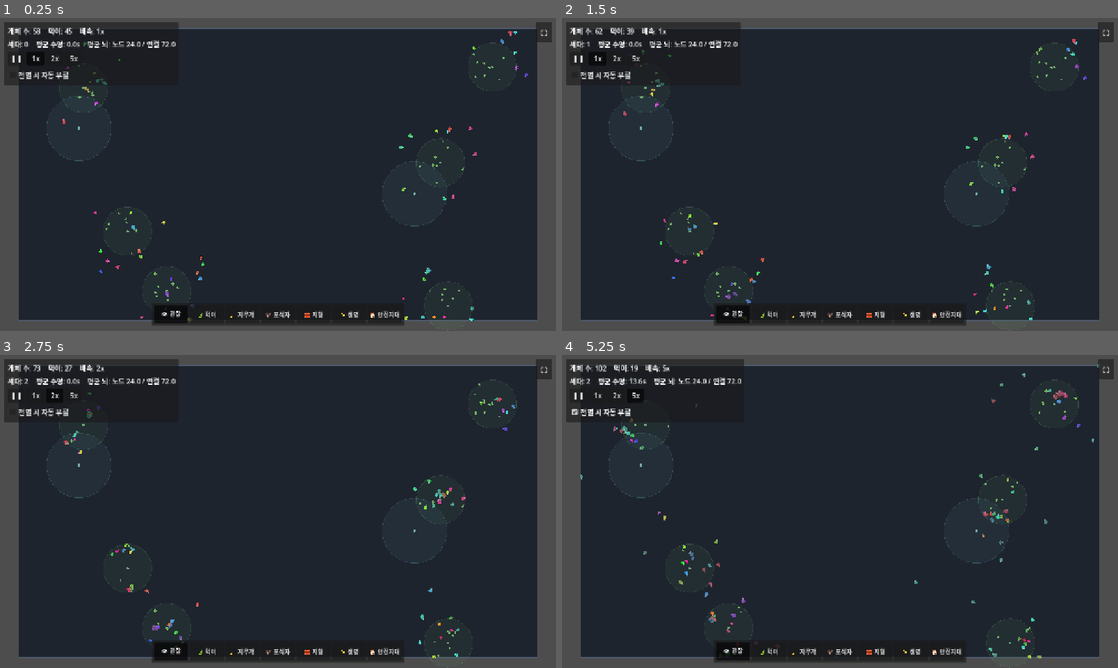
Above: before the commit, frames 1-4 (two rows, left to right).
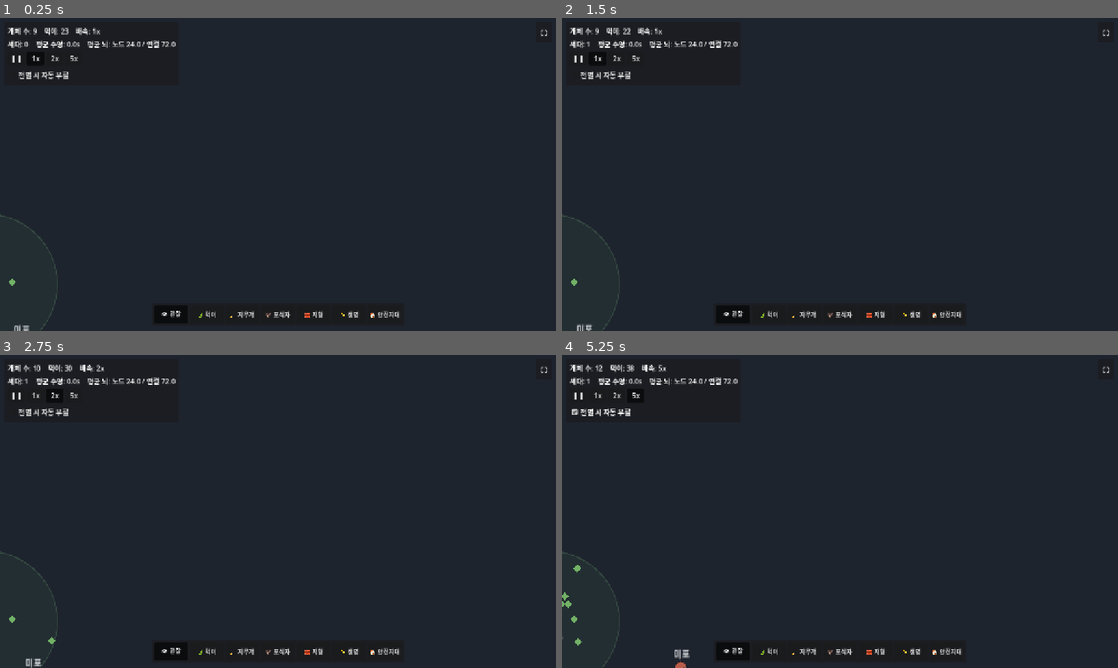
Above: after the commit, the same moments.

Repository: MoriochoRadio/mindlings
Game: Godot game, scene res://scenes/Main.tscn
Two runs of this game, one before a commit and one after it. Both use one fixed random seed, a clock stepped at 60 frames per second and the inputs below.
Inputs:
- Up to frame 1 (0.25 s): no input
- Up to frame 2 (1.5 s): click "❚❚" at 0.5 s; click "1x" at 1.25 s
- Up to frame 3 (2.75 s): click "2x" at 2 s
- Up to frame 4 (5.25 s): click "5x" at 2.75 s; click "전멸 시 자동 부활" at 3.5 s; click "⛶" at 4.25 s; click "👁 관찰" at 5 s

The runs differ from the first frame. In frame 1, 12% of the frame differs, in the area x 0-100%, y 0-100%; in frame 2, 12%; in frame 3, 12%; in frame 4, 13%.

Commit message:
정체성 1단계: 소수 캐릭터 + 근접 카메라 + 이름표 (심즈·미토피아 톤)
방향 전환(GAME_DESIGN '정체성 갱신'): 다수 군집 → '소수 정예 + 깊은 AI'. 깊은 AI를 얹기 전,
'소수를 개인으로 보는' 틀부터 세운다. 미커밋 문서(GAME_DESIGN.md·CLAUDE.md) 방침도 함께 커밋.

- 소수화(World @export): 소규모 세계(1920x1080 → 1280x720). 개체 8 시작·상한 12(번식은 유지하되
  소수에서 멈춤). 포식자 6, 군락 3(상한 10)·먹이 60, 안전지대 상한 8 — 작은 세계에 비례 축소.
- 근접 카메라(WorldCamera): 전체맞춤 → 기본 줌 1.8로 당겨 시작(작은 사람이 또렷). 마우스 휠 줌
  (세계↔개인, 커서 기준), 가운데 버튼 드래그 팬, 월드 밖 이탈 클램프. 좌/우 클릭은 도구용이라
  안 건드림 — 도구는 get_local_mouse_position()이라 줌/팬과 무관하게 정확.
- 이름표(name_tag.gd, 신규): 각 개체 머리 위에 닉네임 표시(개인=캐릭터로 읽히게). top_level이라
  개체 회전/스케일과 무관하게 항상 수평·일정 크기, 매 틱 위치 동기화(소수라 비용 무시).

범위: 소수화 + 근접 카메라 + 이름표까지. 생애학습·욕구·관계는 다음.

검증: Godot 4.6.3 헤드리스 임포트(NameTag 등록)·게임 300f 에러 0. 테스트 — 시작 개체 8(상한 12),
개체에 이름표(닉네임 '모포') 부착, 카메라 줌 1.8.

Co-Authored-By: Claude Opus 4.8 (1M context) <noreply@anthropic.com>

Diff:
--- a/scripts/Creature.gd
+++ b/scripts/Creature.gd
@@ -96,6 +96,7 @@
 var _nudge_timer: float = 0.0          # >0이면 탈출 넛지 중
 var _nudge_dir: Vector2 = Vector2.ZERO # 탈출 방향(열린 쪽)
 var _color_step: int = -1              # 에너지→색 양자화 단계(바뀔 때만 다시 그림 — 성능)
+var _name_tag: NameTag = null          # 머리 위 이름표(소수를 개인으로)
 var _bounds: Rect2 = Rect2()
 var _world: World = null
 
@@ -124,6 +125,11 @@
 		genes = CreatureGenes.make_founder(0.25)  # 직접 인스턴스화된 경우의 안전망
 	if nickname == "":
 		nickname = _make_name()
+	# 머리 위 이름표 — 개체로 읽히게. top_level이라 개체 회전/스케일과 무관하게 수평 고정.
+	_name_tag = NameTag.new()
+	_name_tag.top_level = true
+	add_child(_name_tag)
+	_name_tag.setup(nickname, Color(0.96, 0.98, 1.0))
 	_apply_genes()
 	energy = minf(start_energy, max_energy)
 	_heading = randf() * TAU
@@ -245,6 +251,8 @@
 	position = desired.clamp(_bounds.position, _bounds.end)
 	_update_stuck(delta)  # 한 칸 오목한 곳 등에 끼면 열린 쪽으로 넛지
 	_update_color()
+	if _name_tag != null:
+		_name_tag.global_position = global_position  # 이름표를 머리 위에 따라붙임
 
 	# 번식: 에너지가 임계치를 넘으면 자식 생성(부모 에너지 일부 소모는 World가 처리).
 	if _world != null and energy >= _world.repro_threshold:
--- a/scripts/World.gd
+++ b/scripts/World.gd
@@ -8,29 +8,30 @@
 @export_group("월드")
 ## 시뮬레이션 영역 크기(px). 카메라가 전체가 화면에 담기게 자동으로 줌을 맞춘다(WorldCamera).
 ## 16:9라 기본 뷰포트와 비율이 맞아 여백 없이 채워진다. 키우면 개체/먹이 상한도 비례 점검할 것.
-@export var world_size: Vector2 = Vector2(1920, 1080)
+## 소규모 세계(정체성 갱신: 소수 정예 + 깊은 AI). 적은 캐릭터를 가까이 보는 데 맞춘 크기.
+@export var world_size: Vector2 = Vector2(1280, 720)
 
 @export_group("개체")
 @export var creature_scene: PackedScene
-## 시작 시 스폰할 창시자(gen 0) 수.
-@export var initial_creatures: int = 56
-## 개체 수 상한(인구 폭발 방지). 공간 그리드로 센싱은 가벼워졌지만 합리적 기본값 유지(버벅이면 낮출 것).
-@export var max_creatures: int = 160
+## 시작 시 스폰할 창시자(gen 0) 수 — '소수 캐릭터' 방향(심즈·미토피아처럼 한 명 한 명을 본다).
+@export var initial_creatures: int = 8
+## 목표/상한 개체 수(소수). 번식은 유지하되 이 수에서 멈춘다 → 늘 소수의 '작은 사람들'.
+@export var max_creatures: int = 12
 
 @export_group("포식자")
 @export var predator_scene: PackedScene
-## 플레이어가 풀 수 있는 포식자 절대 상한(프레임 보호). 도구는 이 안에서 자유롭게 푼다.
-@export var max_predators: int = 50
+## 플레이어가 풀 수 있는 포식자 절대 상한(소규모 세계에 맞춰 축소).
+@export var max_predators: int = 6
 
 @export_group("먹이 / 식물 군락")
 @export var food_scene: PackedScene
 @export var food_source_scene: PackedScene
-## 맵 전체 먹이 수 안전 상한(모든 군락 재생의 전역 한도 — 성능 보호).
-@export var max_food: int = 240
-## 시작 시 심는 식물 군락 수.
-@export var initial_food_sources: int = 6
-## 플레이어가 심을 수 있는 군락 절대 상한(성능 보호).
-@export var max_food_sources: int = 40
+## 맵 전체 먹이 수 안전 상한(소규모 세계에 맞춰 축소).
+@export var max_food: int = 60
+## 시작 시 심는 식물 군락 수(소규모 세계).
+@export var initial_food_sources: int = 3
+## 플레이어가 심을 수 있는 군락 절대 상한.
+@export var max_food_sources: int = 10
 ## 시작 군락 사이 최소 간격(px). 초기 군락이 겹쳐 형성되는 것을 막는다(거부 샘플링).
 @export var initial_source_min_dist: float = 260.0
 
@@ -38,8 +39,8 @@
 @export var refuge_scene: PackedScene
 ## 시작 시 놓는 안전지대 수(한두 개면 회피 진화의 발판이 된다). 0이면 플레이어가 직접 놓는다.
 @export var initial_refuges: int = 2
-## 플레이어가 놓을 수 있는 안전지대 절대 상한(성능 보호).
-@export var max_refuges: int = 20
+## 플레이어가 놓을 수 있는 안전지대 절대 상한(소규모 세계에 맞춰 축소).
+@export var max_refuges: int = 8
 ## 시작 안전지대 사이 최소 간격(px) — 초기 배치 겹침 방지(군락 근처 배치를 끌 때만 쓰임).
 @export var refuge_min_dist: float = 340.0
 ## 초기 안전지대를 먹이 군락 근처(이 거리, px)에 둔다 — 숨는 게 굶는 걸 의미하지 않게(피신 후 먹이 복귀).
--- a/scripts/WorldCamera.gd
+++ b/scripts/WorldCamera.gd
@@ -1,28 +1,69 @@
 extends Camera2D
-## 월드 전체가 화면에 담기게 자동으로 줌·중심을 맞추는 카메라(플레이테스트: "맵이 작다" 대응).
-## 넓어진 월드를 한눈에 보여준다. 창 크기/비율이 바뀌면 다시 맞춘다.
+## 근접 카메라 — 소수 캐릭터를 '작은 사람'으로 또렷이 본다(정체성 갱신: 소수 정예 + 깊은 AI).
+## 마우스 휠로 줌(세계 ↔ 개인), 가운데 버튼 드래그로 팬. 기본은 가까이 당겨 시작.
 ##
-## stretch=canvas_items와 함께 동작: 카메라가 월드를 기본 뷰포트(1280x720) 안에 맞추면,
-## stretch가 그걸 창 크기로 늘린다 → 어떤 해상도에서도 월드가 화면을 채운다.
-## (UI는 CanvasLayer라 카메라 영향을 받지 않아 HUD·툴바·패널은 화면에 고정된다.)
+## 도구 클릭 정확도: GodTools가 get_local_mouse_position()으로 월드 좌표를 얻으므로
+## 줌/팬 상태와 무관하게 항상 정확한 지점에 작동한다(카메라가 좌표 변환을 처리).
+## 좌/우 클릭은 도구용이라 건드리지 않는다 — 카메라는 휠·가운데 버튼만 가져간다.
 
-## 월드 둘레로 둘 여백(px, 월드 좌표). 가장자리가 화면 끝에 딱 붙지 않게.
-@export var fit_margin: float = 40.0
+## 시작 줌(>1 = 가까이). 개체가 작은 사람으로 보이게 당겨 시작.
+@export var default_zoom: float = 1.8
+## 줌 최소(멀리 — 세계 전체)·최대(가까이 — 개인).
+@export var min_zoom: float = 0.6
+@export var max_zoom: float = 4.5
+## 휠 한 칸당 줌 배율.
+@export var zoom_step: float = 1.12
+
+var _panning: bool = false
+var _world: Node = null
 
 func _ready() -> void:
 	make_current()
-	get_viewport().size_changed.connect(_fit)
-	_fit.call_deferred()
+	_world = get_tree().get_first_node_in_group("world")
+	zoom = Vector2(default_zoom, default_zoom)
+	if _world != null:
+		position = _world.position + _world.world_size * 0.5
+	get_viewport().size_changed.connect(_clamp_to_world)
+	_clamp_to_world.call_deferred()
 
-func _fit() -> void:
-	var world: Node = get_tree().get_first_node_in_group("world")
-	if world == null:
+func _unhandled_input(event: InputEvent) -> void:
+	if event is InputEventMouseButton:
+		if event.button_index == MOUSE_BUTTON_WHEEL_UP and event.pressed:
+			_zoom_at(get_global_mouse_position(), zoom_step)
+			get_viewport().set_input_as_handled()
+		elif event.button_index == MOUSE_BUTTON_WHEEL_DOWN and event.pressed:
+			_zoom_at(get_global_mouse_position(), 1.0 / zoom_step)
+			get_viewport().set_input_as_handled()
+		elif event.button_index == MOUSE_BUTTON_MIDDLE:
+			_panning = event.pressed  # 가운데 버튼 드래그 = 팬(좌/우는 도구라 안 건드림)
+			get_viewport().set_input_as_handled()
+	elif event is InputEventMouseMotion and _panning:
+		position -= event.relative / zoom  # 화면 드래그량을 월드 이동으로
+		_clamp_to_world()
+		get_viewport().set_input_as_handled()
+
+## 커서 아래 월드점을 고정한 채 줌(가리키는 곳으로 확대/축소).
+func _zoom_at(world_anchor: Vector2, factor: float) -> void:
+	var z: float = clampf(zoom.x * factor, min_zoom, max_zoom)
+	zoom = Vector2(z, z)
+	var after: Vector2 = get_global_mouse_position()
+	position += world_anchor - after
+	_clamp_to_world()
+
+## 카메라가 월드 밖(빈 공간)으로 너무 나가지 않게 가둔다. 보이는 영역이 월드보다 크면 중앙 고정.
+func _clamp_to_world() -> void:
+	if _world == null:
 		return
-	var ws: Vector2 = world.world_size
-	# 월드 중심(World 노드는 position 만큼 안쪽에 있다)으로 카메라를 옮긴다.
-	position = world.position + ws * 0.5
-	var vp: Vector2 = get_viewport_rect().size
-	var content: Vector2 = ws + Vector2(fit_margin, fit_margin) * 2.0
-	# zoom<1 = 줌아웃(더 많이 보임). 월드 전체가 들어가도록 두 축 중 작은 배율을 택한다.
-	var z: float = minf(vp.x / content.x, vp.y / content.y)
-	zoom = Vector2(z, z)
+	var ws: Vector2 = _world.world_size
+	var origin: Vector2 = _world.position
+	var half: Vector2 = get_viewport_rect().size * 0.5 / zoom
+	var p: Vector2 = position
+	if half.x * 2.0 >= ws.x:
+		p.x = origin.x + ws.x * 0.5
+	else:
+		p.x = clampf(p.x, origin.x + half.x, origin.x + ws.x - half.x)
+	if half.y * 2.0 >= ws.y:
+		p.y = origin.y + ws.y * 0.5
+	else:
+		p.y = clampf(p.y, origin.y + half.y, origin.y + ws.y - half.y)
+	position = p
--- /dev/null
+++ b/scripts/name_tag.gd
@@ -0,0 +1,25 @@
+extends Node2D
+class_name NameTag
+## 개체 머리 위 이름표 — '소수를 개인(캐릭터)으로' 읽히게(심즈·미토피아 톤).
+## top_level이라 부모(개체)의 회전·스케일을 무시하고 항상 수평·일정 크기로 그려진다.
+## 위치는 개체가 매 틱 global_position을 동기화한다(소수라 비용 무시 가능).
+
+const _FONT_SIZE: int = 11
+var _label: String = ""
+var _color: Color = Color(0.96, 0.98, 1.0)
+
+func setup(label: String, color: Color) -> void:
+	_label = label
+	_color = color
+	z_index = 2  # 몸통 위에 그려지게
+	queue_redraw()
+
+func _draw() -> void:
+	if _label == "":
+		return
+	var font: Font = ThemeDB.fallback_font
+	var w: float = font.get_string_size(_label, HORIZONTAL_ALIGNMENT_LEFT, -1, _FONT_SIZE).x
+	var base := Vector2(-w * 0.5, -13.0)  # 머리 위 중앙
+	# 가독성용 그림자 + 본문(어떤 배경에서도 읽히게).
+	draw_string(font, base + Vector2(1, 1), _label, HORIZONTAL_ALIGNMENT_LEFT, -1, _FONT_SIZE, Color(0, 0, 0, 0.55))
+	draw_string(font, base, _label, HORIZONTAL_ALIGNMENT_LEFT, -1, _FONT_SIZE, _color)
Not shown, added: scripts/name_tag.gd.uid
Not shown, changed: CLAUDE.md
Not shown, changed: docs/GAME_DESIGN.md
